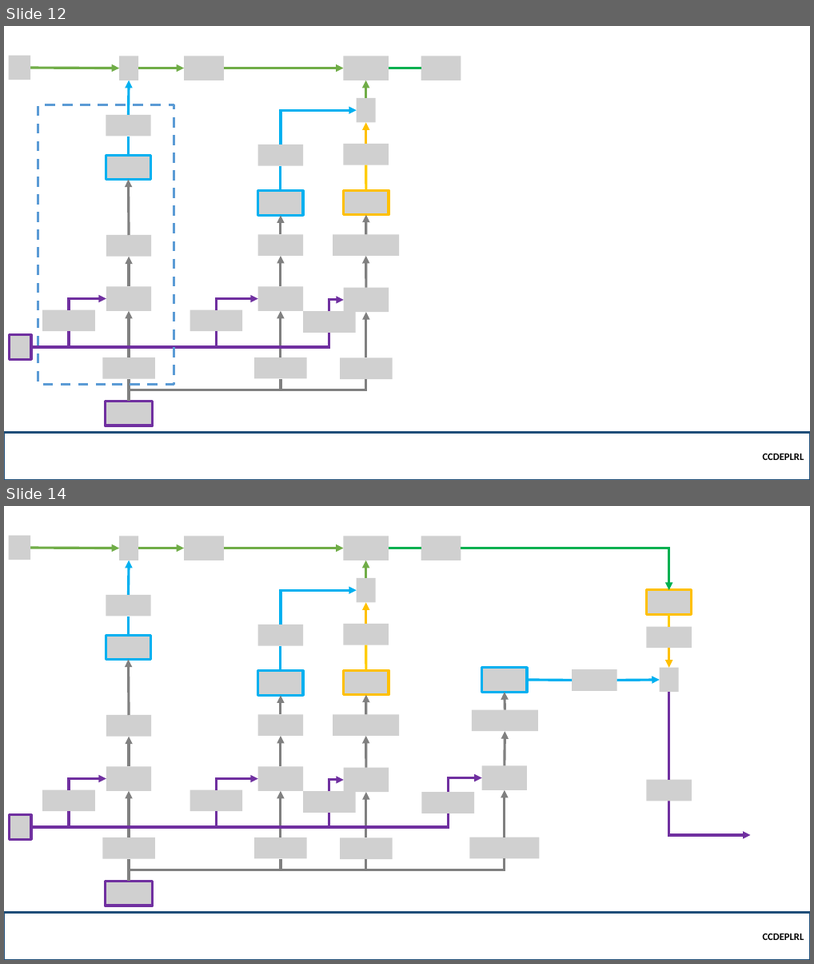
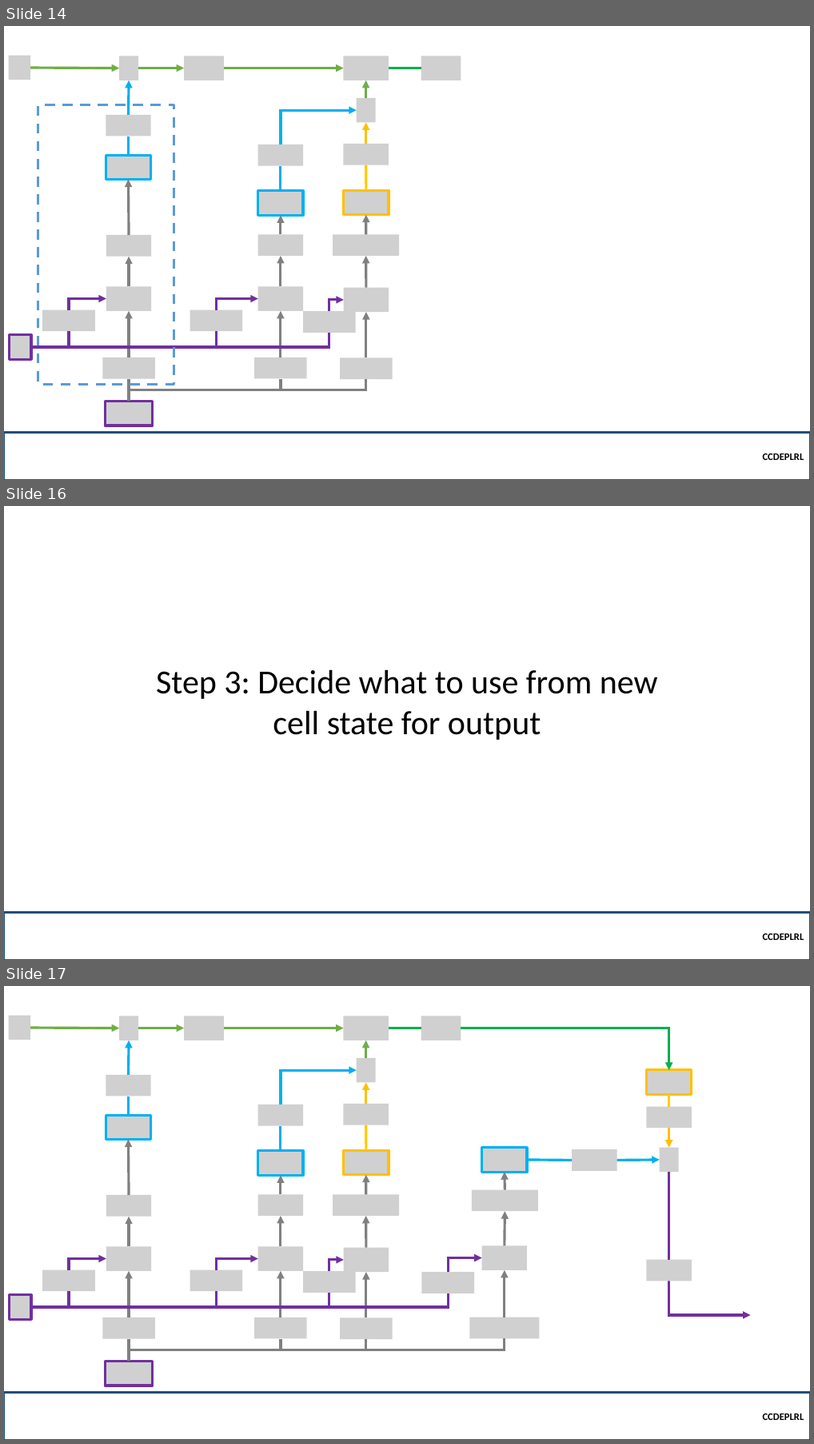
Before and after one commit to robitussin/CCDEPLRL, a slide deck: Week 8 and 9 - Deep Sequence Modeling/Long Short Term Memory.pptx. Shown one above the other, each under a label of ours: slides 12 and 14 before the commit, slides 14, 16 and 17 after it; the slides between them are not shown. The pictures are 814x964 and 814x1444 pixels, drawn with LibreOffice and Linux fonts; fonts in the diff are those of the drawing; grey boxes stand for pictures; background and template pictures are left out. Boxes give left, top, right and bottom in pixels: in the first picture for what was removed or moved away, otherwise in the second. Text is boxed around its words. In the diff, an @@ line names an element or a change of style, - is before the commit and + after.

```diff
--- a/Week 8 and 9 - Deep Sequence Modeling/Long Short Term Memory.pptx
+++ b/Week 8 and 9 - Deep Sequence Modeling/Long Short Term Memory.pptx
@@ slide 16 added at (4, 506, 810, 960), background picture (left out) @@
@@ text added at (156, 670, 658, 740), 40 pt, text #000000 @@
+Step 3: Decide what to use from new cell state for output
@@ rectangle added at (4, 912, 810, 960), outline #1F4E79 2.25 pt, 12 pt, text #000000, bold @@
+CCDEPLRL
@@ what was slide 12 is now slide 14 @@
@@ what was slide 14 is now slide 17 @@
```
Also in this commit, not shown: 3 slides changed, 2 other slides added, 2 other files.
